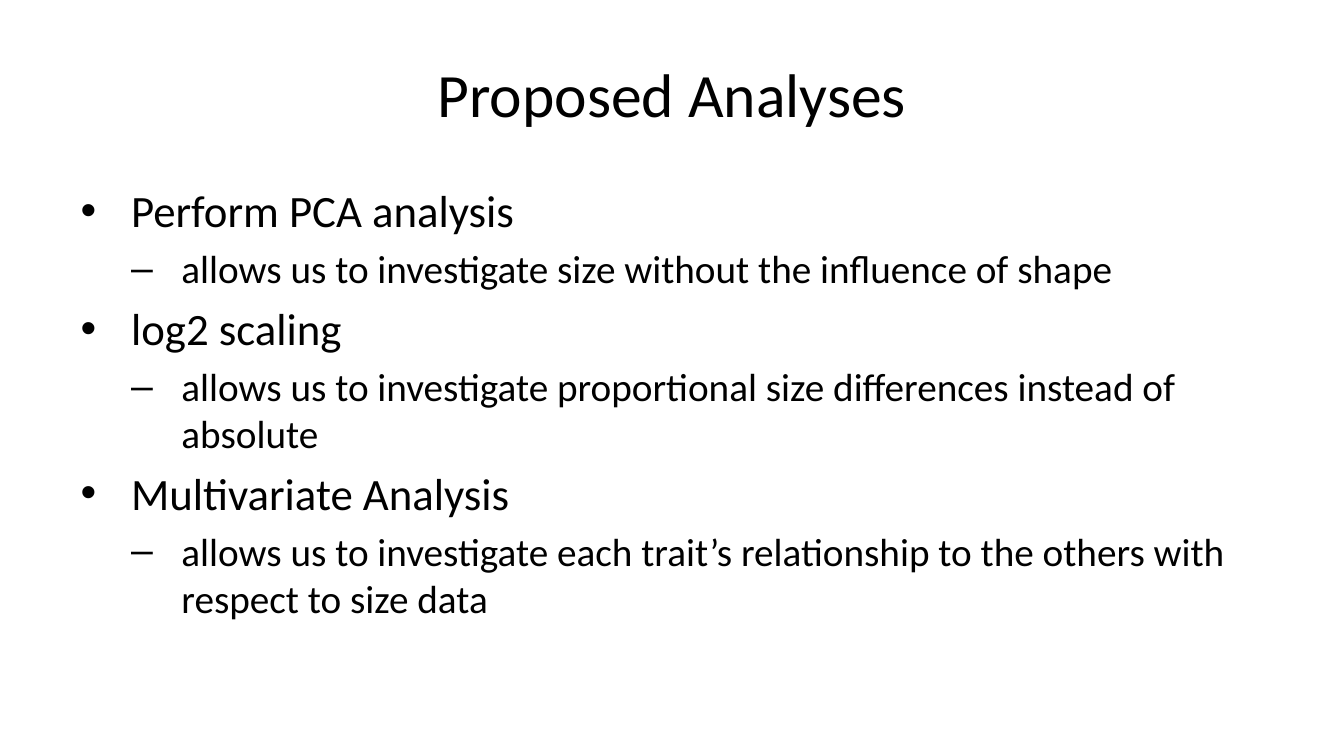
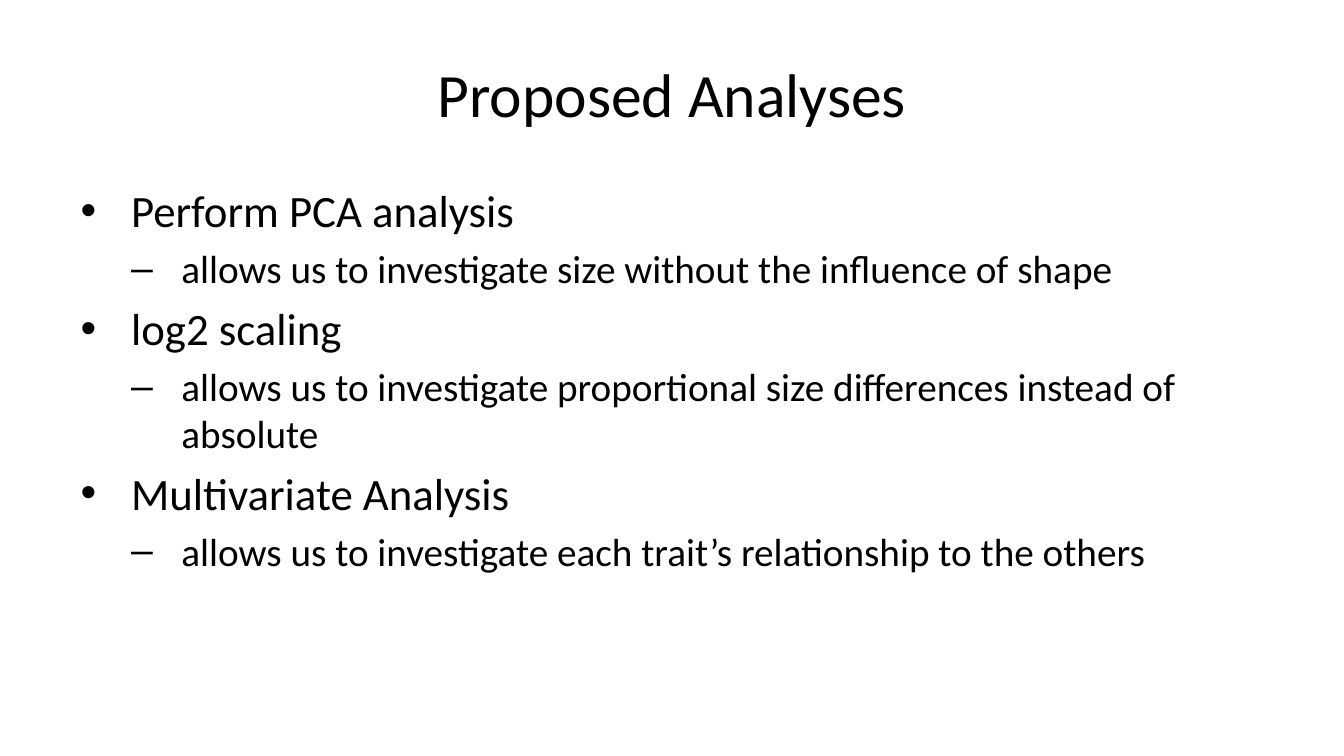
Before and after one commit to marabass/Dpro_CD_SD, a slide deck: slide 5 of SexDimDPro.pptx. Drawn at 1344x756 pixels with LibreOffice and Linux fonts; fonts in the diff are those of the drawing. Boxes give left, top, right and bottom in pixels: in the first picture for what was removed or moved away, otherwise in the second. Text is boxed around its words. In the diff, an @@ line names an element or a change of style, - is before the commit and + after.

```diff
--- a/SexDimDPro.pptx
+++ b/SexDimDPro.pptx
@@ text at bbox=[181, 538, 1145, 573]: text changed @@
-  – allows us to investigate each trait’s relationship to the others with respect to size data
+  – allows us to investigate each trait’s relationship to the others
```
Also in this commit, not shown: 2 other slides changed, 2 slides added.
